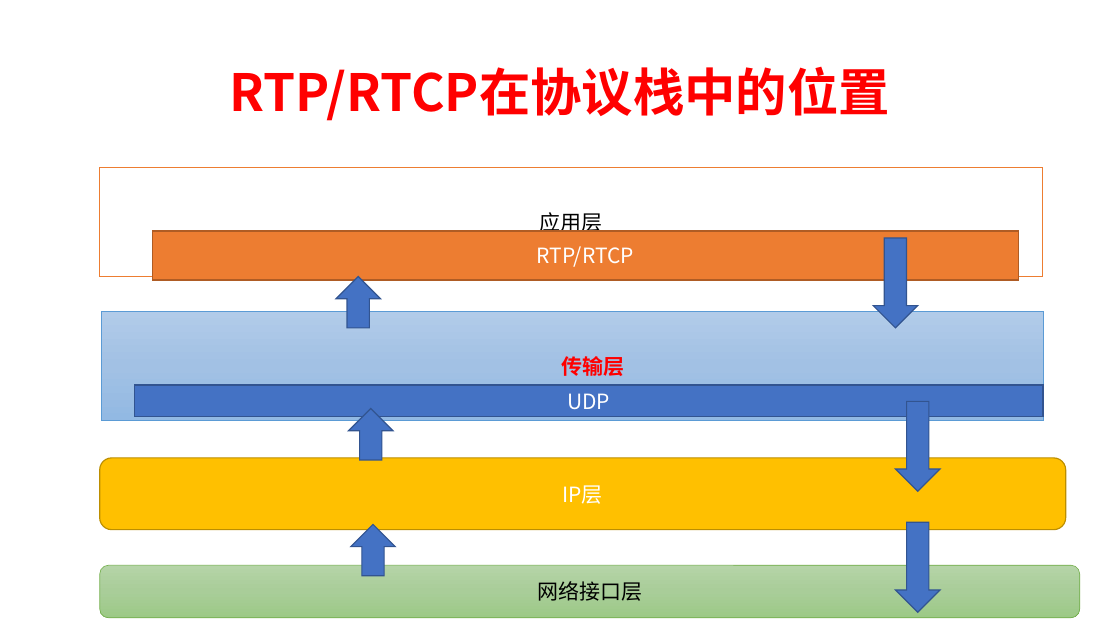
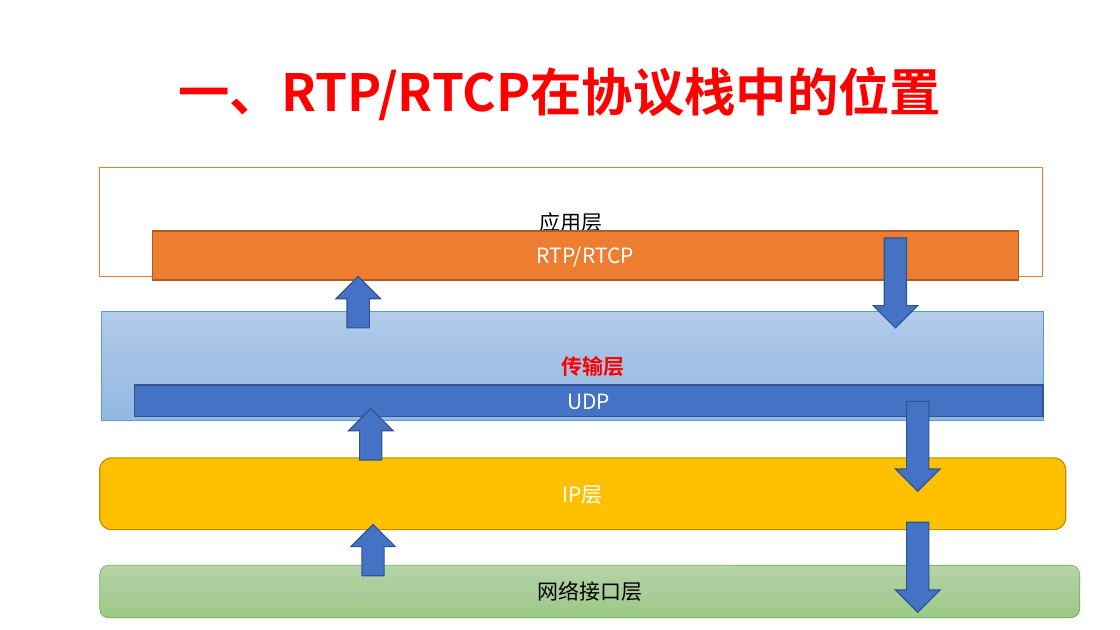
Before and after one commit to chensongpoixs/crtc_doc, a slide deck: slide 3 of WebRTC服务质量(Qos)/2、RTP协议.pptx (slide 2 before the commit). Drawn at 1120x630 pixels with LibreOffice and Linux fonts; fonts in the diff are those of the drawing. Boxes give left, top, right and bottom in pixels: in the first picture for what was removed or moved away, otherwise in the second. Text is boxed around its words. In the diff, an @@ line names an element or a change of style, - is before the commit and + after.

```diff
--- a/WebRTC服务质量(Qos)/2、RTP协议.pptx
+++ b/WebRTC服务质量(Qos)/2、RTP协议.pptx
@@ title at box(178, 66, 941, 121): text changed @@
-RTP/RTCP在协议栈中的位置
+一、RTP/RTCP在协议栈中的位置
```
Also in this commit, not shown: 2 other slides changed, 12 slides added, 2 other files.
